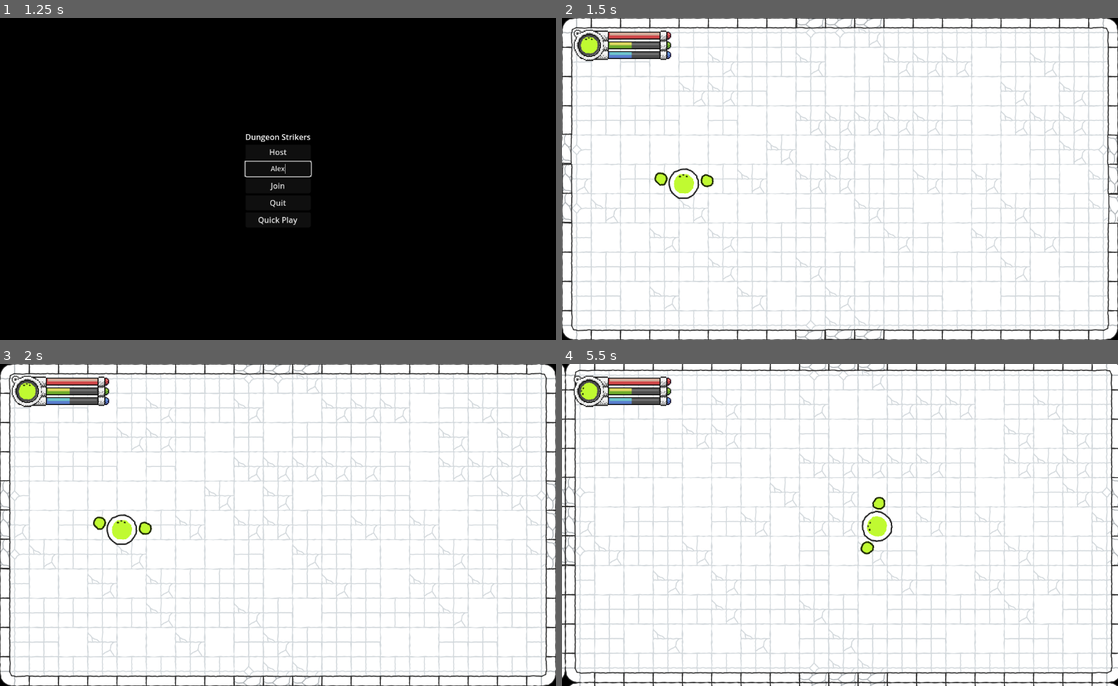
Above: before the commit, frames 1-4 (two rows, left to right).
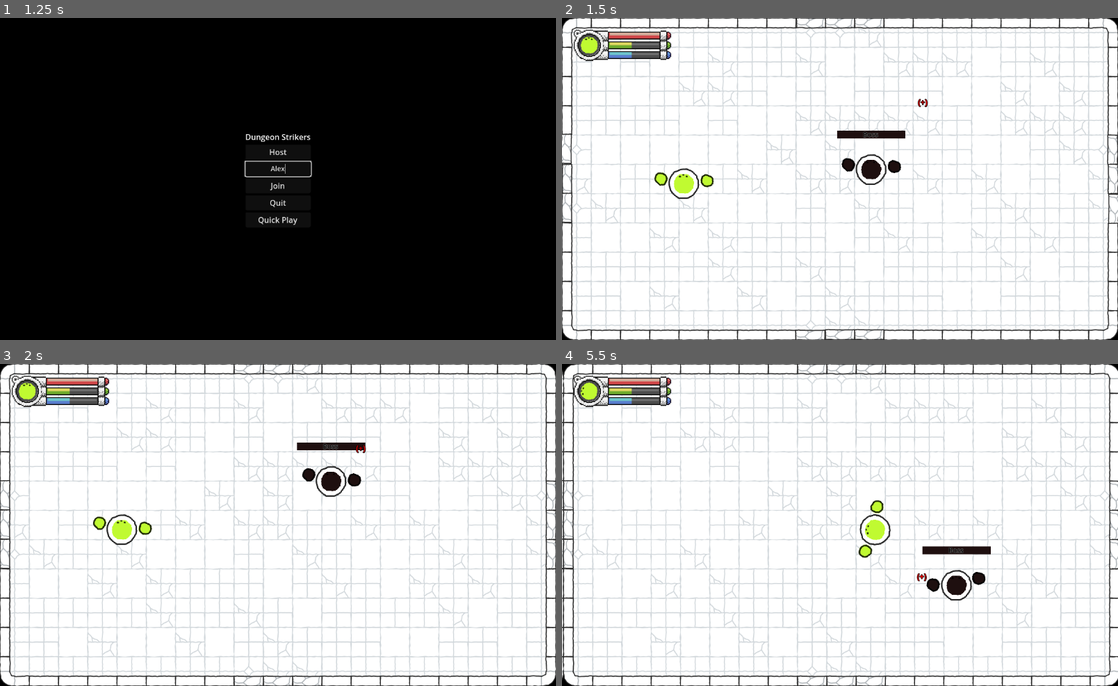
Above: after the commit, the same moments.

Repository: Tohzt/Dungeon-Strikers-2D
Game: Godot game, scene res://Main Menu/Main Menu.tscn
Same seed, same stepped clock (60 frames per second), same inputs: the game is played once before the commit and once after it.
Inputs (mouse positions are in pixels of both pictures, inside the frame that each line leads up to):
- Up to frame 1 (1.25 s): click (278, 169) at 0.52 s; type "Alex" at 0.6 s
- Up to frame 2 (1.5 s): click "Quick Play" at 1.25 s
- Up to frame 3 (2 s): no input
- Up to frame 4 (5.5 s): move the mouse to (962, 508) at 2.02 s; hold D (move_right) 2.03-2.78 s; tap Down (look_down) at 2.1, 4.55, 5.1 s; click (962, 508) at 2.17 s; tap Left (look_left) at 2.3, 2.85, 5.3 s; move the mouse to (728, 541) at 2.77 s; hold S (move_down) 2.78-3.53 s; tap Right (look_right) at 3.05, 3.6 s; move the mouse to (895, 454) at 3.52 s; hold D (move_right) 3.53-4.28 s; tap Up (look_up) at 3.8, 4.35 s; move the mouse to (812, 589) at 4.27 s; hold W (move_up) 4.28-5.03 s; click (812, 589) at 4.42 s; move the mouse to (1006, 573) at 5.02 s; hold A (move_left) from 5.03 s (still down)

Frame 1 is identical in both runs. In frame 2, 0.8% of the frame differs, in the area x 49-66%, y 25-52%; in frame 3, 0.8%; in frame 4, 26%, in the area x 0-100%, y 0-100%.

Commit message:
Cleaned up boss states, spawn posititon, and wander padding

Diff:
--- a/Boss/State Machine/boss_state_idle.gd
+++ b/Boss/State Machine/boss_state_idle.gd
@@ -12,4 +12,4 @@
 
 func enter() -> void:
 	super.enter()
-	state_handler.change_state(handle_transition("start_wander"))
+	state_handler.change_state(super.handle_transition("start_wander"))
--- a/Boss/State Machine/boss_state_wander.gd
+++ b/Boss/State Machine/boss_state_wander.gd
@@ -1,30 +1,62 @@
 extends StateClass
+
+##HACK: Temp display crosshair
+signal target_position_changed(new_position: Vector2)
 
 var target_position: Vector2
 var direction_timer: float = 0.0
 const DIRECTION_CHANGE_TIME: float = 2.0
 const WANDER_RADIUS: float = 200.0
-const SPEED_MULTIPLIER: float = 0.25
+const SPEED_MULTIPLIER: float = 10000.0
 
 func enter() -> void:
 	super.enter()
 	_pick_new_target()
 
 func update(delta: float) -> void:
-	super.update(delta)
+	_is_on_target()
 
 	direction_timer += delta
 	if direction_timer >= DIRECTION_CHANGE_TIME:
 		_pick_new_target()
 		direction_timer = 0
 
-	var input_handler: BossInputHandler = handlers["Input Handler"]
-	var direction: Vector2 = (target_position - master.global_position).normalized()
-	input_handler.move_in_direction(direction, SPEED_MULTIPLIER, delta)
+	var direction: Vector2 = (target_position - Master.global_position).normalized()
+	##TODO: Don't set velocity directly. Update Master's target_position
+	Master.velocity = direction * SPEED_MULTIPLIER * delta
+
+func _is_on_target() -> void:
+	if Master.global_position.distance_to(target_position) < 10:
+		direction_timer = DIRECTION_CHANGE_TIME
 
 func _pick_new_target() -> void:
 	var random_angle: float = randf_range(0, TAU)
-	target_position = master.global_position + Vector2(
+	var tar_pos := Master.global_position + Vector2(
 		cos(random_angle) * WANDER_RADIUS,
 		sin(random_angle) * WANDER_RADIUS
 	)
+
+	## TODO: Consider getting room from Master
+	# Master can track room on enter/exit
+	var current_room: RoomClass
+	for room in get_tree().get_nodes_in_group("Room"):
+		if room.current_room:
+			current_room = room
+			break
+
+	if current_room:
+		var padding := 10.0
+		var room_area: Area2D = current_room.area
+		var room_shape: CollisionShape2D = room_area.get_node("CollisionShape2D")
+		var room_rect := Rect2(
+			room_area.global_position,
+			room_shape.shape.size
+		)
+
+		if !room_rect.grow(-padding).has_point(tar_pos):
+			_pick_new_target()
+			return
+	target_position = tar_pos
+
+	##HACK: Temp display crosshair
+	emit_signal("target_position_changed", target_position)
--- a/Boss/State Machine/state_base.gd
+++ b/Boss/State Machine/state_base.gd
@@ -1,31 +1,27 @@
 class_name StateClass extends Node
 
 var state_handler: Node
-var master: CharacterBody2D
+var Master: CharacterBody2D
 var parent_state: StateClass
 var sub_states: Dictionary = {}
 var valid_transitions: Dictionary = {}
 var handlers: Dictionary = {}
 
-# Called when the node enters the scene tree for the first time.
 func _ready() -> void:
 	state_handler = get_parent()
-	master = state_handler.Master
-	_collect_handlers()
+	Master = state_handler.Master
 	set_process(false)
 	set_physics_process(false)
 
-func _collect_handlers() -> void:
-	for child in master.get_children():
-		if child is HandlerClass:
-			handlers[child.name] = child
 
-func can_transition_to(state_name: String) -> bool:
-	if state_name in valid_transitions:
-		return true
-	if parent_state:
-		return parent_state.can_transition_to(state_name)
-	return state_name in sub_states
+func enter() -> void:
+	set_process(true)
+
+
+func _process(_delta: float) -> void: update(_delta)
+func update(_delta: float) -> void:
+	print_debug("Boss update not set: ", self.name)
+
 
 func handle_transition(condition: String) -> StateClass:
 	if condition in valid_transitions:
@@ -34,23 +30,7 @@
 		return parent_state.handle_transition(condition)
 	return null
 
-func enter() -> void:
-	print("Entering state: ", self.name)
-	set_process(true)
-	set_physics_process(true)
 
 func exit() -> void:
-	print("Exiting state: ", self.name)
 	set_process(false)
 	set_physics_process(false)
-
-func _process(_delta: float) -> void: update(_delta)
-func update(_delta: float) -> void:
-	print("Updating state: ", self.name)
-
-func _physics_process(_delta: float) -> void: physics_update(_delta)
-func physics_update(_delta: float) -> void:
-	print("Physics updating state: ", self.name)
-
-func handle_input(_event: InputEvent) -> void:
-	print("Handling input for state: ", self.name)
--- a/Boss/State Machine/state_handler.gd
+++ b/Boss/State Machine/state_handler.gd
@@ -14,10 +14,6 @@
 	if state_current:
 		_handle_state_transition()
 
-func _unhandled_input(event: InputEvent) -> void:
-	if state_current:
-		state_current.handle_input(event)
-
 func change_state(new_state: StateClass) -> void:
 	if state_current == new_state: return
 
--- a/Boss/boss.gd
+++ b/Boss/boss.gd
@@ -5,11 +5,11 @@
 @export var Hands: Node2D
 @export var Attack_Origin: Marker2D
 
-@export_category("Handlers")
-@export var Input_Handler: BossInputHandler
-@export var Attack_Handler: BossAttackHandler
+#NOTE: Enemy should run on state alone
+#@export_category("Handlers")
+#@export var Input_Handler: BossInputHandler
+#@export var Attack_Handler: BossAttackHandler
 
-@export_category("Health")
 var hp_max: float = 1000.0
 var hp: float = hp_max
 @export var healthbar: TextureProgressBar
@@ -39,18 +39,20 @@
 	_update_hp(delta)
 	if !is_multiplayer_authority(): return
 
-	if Input_Handler.is_aiming:
-		rotation = lerp_angle(rotation, Input_Handler.input_direction.angle() + PI/2, delta * 10)
-	elif velocity and !is_in_iframes:
-		rotation = lerp_angle(rotation, velocity.angle() + PI/2, delta * 10)
-
-	if Attack_Handler.attack_confirmed:
-		#attack.rpc(Input_Handler.input_direction, Input_Handler.is_aiming)
-		Attack_Handler.attack_confirmed = false
+	#NOTE: Removing Handlers
+	#if Input_Handler.is_aiming:
+		#rotation = lerp_angle(rotation, Input_Handler.input_direction.angle() + PI/2, delta * 10)
+	#elif velocity and !is_in_iframes:
+		#rotation = lerp_angle(rotation, velocity.angle() + PI/2, delta * 10)
+#
+	#if Attack_Handler.attack_confirmed:
+		##attack.rpc(Input_Handler.input_direction, Input_Handler.is_aiming)
+		#Attack_Handler.attack_confirmed = false
 
 func _physics_process(_delta: float) -> void:
-	if !multiplayer.is_server(): return
-	velocity = Input_Handler.velocity
+	if !Server.OFFLINE and !multiplayer.is_server(): return
+	#NOTE: Removing Handlers
+	#velocity = Input_Handler.velocity
 	move_and_slide()
 
 
@@ -58,30 +60,34 @@
 	healthbar.global_position = global_position - Vector2(70,80)
 	healthbar.value = lerp(healthbar.value, float(hp/hp_max)*hp_max, delta*10)
 
+func reset_position(pos: Vector2) -> void:
+	spawn_pos = pos
+	global_position = spawn_pos
 
-var atk_side: int = 0
-@rpc("any_peer", "call_local")
-func attack(atk_dir: Vector2, is_aiming: bool) -> void:
-	atk_side = _throw_punch(atk_side)
-	if multiplayer.get_unique_id() != 1: return
-
-	var entities_node: Node2D = get_tree().get_first_node_in_group("Entities")
-	if !entities_node: return
-
-	var _atk: BossAttackClass = Global.BOSS_ATTACK.instantiate()
-	_atk.Attacker = self
-	_atk.attack_power = ATTACK
-	_atk.global_position = global_position
-	_atk.spawn_position = global_position
-	_atk.modulate = Sprite.modulate
-	entities_node.add_child(_atk, true)
-
-	if is_aiming: _atk.set_props("ranged", 50, atk_dir)
-	else: _atk.set_props("melee", 100, atk_dir, 0.5)
-
-func _throw_punch(side: int = 1) -> int:
-	Hands.get_child(side).is_attacking = true
-	return (side+1)%2
+#NOTE: Removing Handlers
+#var atk_side: int = 0
+#@rpc("any_peer", "call_local")
+#func attack(atk_dir: Vector2, is_aiming: bool) -> void:
+	#atk_side = _throw_punch(atk_side)
+	#if multiplayer.get_unique_id() != 1: return
+	#
+	#var entities_node: Node2D = get_tree().get_first_node_in_group("Entities")
+	#if !entities_node: return
+		#
+	#var _atk: BossAttackClass = Global.BOSS_ATTACK.instantiate()
+	#_atk.Attacker = self
+	#_atk.attack_power = ATTACK
+	#_atk.global_position = global_position
+	#_atk.spawn_position = global_position
+	#_atk.modulate = Sprite.modulate
+	#entities_node.add_child(_atk, true)
+	#
+	#if is_aiming: _atk.set_props("ranged", 50, atk_dir)
+	#else: _atk.set_props("melee", 100, atk_dir, 0.5)
+#
+#func _throw_punch(side: int = 1) -> int:
+	#Hands.get_child(side).is_attacking = true
+	#return (side+1)%2
 
 @rpc("any_peer", "call_local")
 func set_color(col: Color) -> void:
@@ -108,10 +114,11 @@
 	apply_knockback(dir, dmg*10)
 
 @rpc("any_peer")
-func apply_knockback(direction: Vector2, force: float) -> void:
+func apply_knockback(_direction: Vector2, _force: float) -> void:
 	if is_in_iframes: return
 	is_in_iframes = true
-	Input_Handler.velocity += direction * force
+	#NOTE: Removing Handlers
+	#Input_Handler.velocity += direction * force
 
 	modulate.a = 0.5
 	var timer: SceneTreeTimer = get_tree().create_timer(iframes_duration)
--- a/Boss/boss.tscn
+++ b/Boss/boss.tscn
@@ -15,6 +15,7 @@
 [ext_resource type="PackedScene" uid="uid://bjesokgs5hi8v" path="res://Player/Hand/hand.tscn" id="7_klplh"]
 [ext_resource type="Script" uid="uid://dqe5ql2h1lftm" path="res://Boss/Hand/boss_hand.gd" id="8_ntee4"]
 [ext_resource type="Script" uid="uid://d2ocsa6tnl1h1" path="res://Player/name_label.gd" id="8_r5hgr"]
+[ext_resource type="Script" uid="uid://ce3aqskaur0ue" path="res://Boss/target_marker.gd" id="16_fdnl6"]
 
 [sub_resource type="SceneReplicationConfig" id="SceneReplicationConfig_ntee4"]
 properties/0/path = NodePath(".:position")
@@ -51,14 +52,12 @@
 [sub_resource type="GradientTexture1D" id="GradientTexture1D_x3vf3"]
 gradient = SubResource("Gradient_00tjw")
 
-[node name="Boss" type="CharacterBody2D" node_paths=PackedStringArray("Hands", "Attack_Origin", "Input_Handler", "Attack_Handler", "healthbar") groups=["Boss"]]
+[node name="Boss" type="CharacterBody2D" node_paths=PackedStringArray("Hands", "Attack_Origin", "healthbar") groups=["Boss"]]
 collision_layer = 4
 collision_mask = 3
 script = ExtResource("1_ju3tf")
 Hands = NodePath("Hands")
 Attack_Origin = NodePath("Attack Origin")
-Input_Handler = NodePath("Input Handler")
-Attack_Handler = NodePath("Attack Handler")
 healthbar = NodePath("Healthbar")
 
 [node name="MultiplayerSynchronizer" type="MultiplayerSynchronizer" parent="."]
@@ -167,5 +166,26 @@
 horizontal_alignment = 1
 script = ExtResource("8_r5hgr")
 
+[node name="Target Marker" type="Label" parent="."]
+top_level = true
+anchors_preset = 8
+anchor_left = 0.5
+anchor_top = 0.5
+anchor_right = 0.5
+anchor_bottom = 0.5
+offset_left = -10.0
+offset_top = -11.5
+offset_right = 10.0
+offset_bottom = 11.5
+grow_horizontal = 2
+grow_vertical = 2
+theme_override_colors/font_color = Color(1, 0, 0, 1)
+theme_override_colors/font_shadow_color = Color(0, 0, 0, 1)
+theme_override_colors/font_outline_color = Color(0, 0, 0, 1)
+theme_override_constants/outline_size = 4
+theme_override_constants/shadow_outline_size = 0
+text = "(+)"
+script = ExtResource("16_fdnl6")
+
 [editable path="Hands/Left Hand"]
 [editable path="Hands/Right Hand"]
--- /dev/null
+++ b/Boss/target_marker.gd
@@ -0,0 +1,12 @@
+extends Label
+
+@onready var wander_state := get_parent().get_node("State Handler/Boss_Wander")
+
+func _ready() -> void:
+	if wander_state:
+		wander_state.target_position_changed.connect(_on_target_position_changed)
+	else:
+		push_error("Could not find wander state node")
+
+func _on_target_position_changed(new_position: Vector2) -> void:
+	global_position = new_position
--- a/Game/Room/room.gd
+++ b/Game/Room/room.gd
@@ -1,7 +1,8 @@
 class_name RoomClass extends Node2D
 @export var current_room: bool = false
-
+@export var area: Area2D
 
 func _on_body_entered(body: Node2D) -> void:
-	if multiplayer.get_unique_id() != int(body.name): return
+	##TODO: Rewrite so mult.get_ yadda yada can be called from Server
+	if !Server.OFFLINE and multiplayer.get_unique_id() != int(body.name): return
 	Global.is_current_room(self, true)
--- a/Game/Room/room.tscn
+++ b/Game/Room/room.tscn
@@ -128,8 +128,9 @@
 [sub_resource type="RectangleShape2D" id="RectangleShape2D_7wb2k"]
 size = Vector2(1140, 660)
 
-[node name="Room" type="Node2D" groups=["Room"]]
+[node name="Room" type="Node2D" node_paths=PackedStringArray("area") groups=["Room"]]
 script = ExtResource("1_ij6fq")
+area = NodePath("Area2D")
 
 [node name="TileMapLayer" type="TileMapLayer" parent="."]
 z_index = -10
--- a/Game/game.gd
+++ b/Game/game.gd
@@ -5,7 +5,7 @@
 @onready var Spawn_Points: Node = $"Spawn Points"
 @onready var Loading: CanvasLayer = $Loading
 @onready var Camera: Camera2D = $Camera2D
-@onready var HOST_UI = $"Host UI"
+@onready var HOST_UI: CanvasLayer = $"Host UI"
 @onready var HUD: CanvasLayer = $Camera2D/Hud
 var camera_target: Vector2
 
@@ -29,6 +29,12 @@
 	else:
 		if !Camera.global_position.is_equal_approx(camera_target):
 			Camera.global_position = lerp(Camera.global_position, camera_target, delta*10)
+	if Server.OFFLINE:
+		if !Camera.global_position.is_equal_approx(camera_target):
+			Camera.global_position = lerp(Camera.global_position, camera_target, delta*10)
+		var direction: Vector2 = Input.get_vector("look_left", "look_right", "look_up", "look_down")
+		Camera.position += direction * delta * 100
+
 
 	if Input.is_action_just_pressed("ui_cancel"):
 		#TODO: Disconnect Client
--- a/Player/hands.gd
+++ b/Player/hands.gd
@@ -20,7 +20,7 @@
 	_update_sway()
 
 func _update_wave(delta: float) -> void:
-	var speed_factor = Master.velocity.length()/10
+	var speed_factor: float = Master.velocity.length()/10
 	freq = lerp(freq_low, freq_high, speed_factor*delta)
 	angle = lerp(angle_low, angle_high, speed_factor*delta)
 
--- a/_Multiplayer/server_offline.gd
+++ b/_Multiplayer/server_offline.gd
@@ -8,10 +8,20 @@
 	Spawn_Player()
 
 func Spawn_Player() -> void:
-	var player: PlayerClass = Global.PLAYER.instantiate()
 	var Game: GameClass = get_tree().current_scene
 	if !Game: return
+
+	var player: PlayerClass = Global.PLAYER.instantiate()
 	Game.Entities.add_child(player)
-	var spawn_pos: Vector2 = Game.Spawn_Points.Player_One.global_position
-	var spawn_col: Color = Color(randf(), randf(), randf())
-	player.set_pos_and_sprite(spawn_pos, 0.0, spawn_col)
+	var player_spawn_pos: Vector2 = Game.Spawn_Points.Player_One.global_position
+	var player_spawn_col: Color = Color(randf(), randf(), randf())
+	player.set_pos_and_sprite(player_spawn_pos, 0.0, player_spawn_col)
+
+	var boss: BossClass = Global.BOSS.instantiate()
+	Game.Entities.add_child(boss)
+	var boss_spawn_pos: Vector2 = Game.Spawn_Points.Ball.global_position
+	var col_redish := randf()
+	var boss_spawn_col: Color = Color(col_redish, col_redish/2, col_redish/2)
+	boss.reset_position(boss_spawn_pos)
+	boss.set_color(boss_spawn_col)
+	boss.set_hand_color(boss_spawn_col)
--- a/project.godot
+++ b/project.godot
@@ -21,6 +21,7 @@
 
 Global="*res://global.gd"
 Server="*res://_Multiplayer/Server.tscn"
+Settings="*res://settings.gd"
 
 [debug]
 
--- /dev/null
+++ b/settings.gd
@@ -0,0 +1,4 @@
+extends Node
+
+@onready var screen_width: int = int(get_tree().root.get_visible_rect().size.x)
+@onready var screen_height: int = int(get_tree().root.get_visible_rect().size.y)
Not shown: 1 places in Boss/boss.tscn that only renumber resources
Not shown, added: Boss/target_marker.gd.uid
Not shown, added: settings.gd.uid
